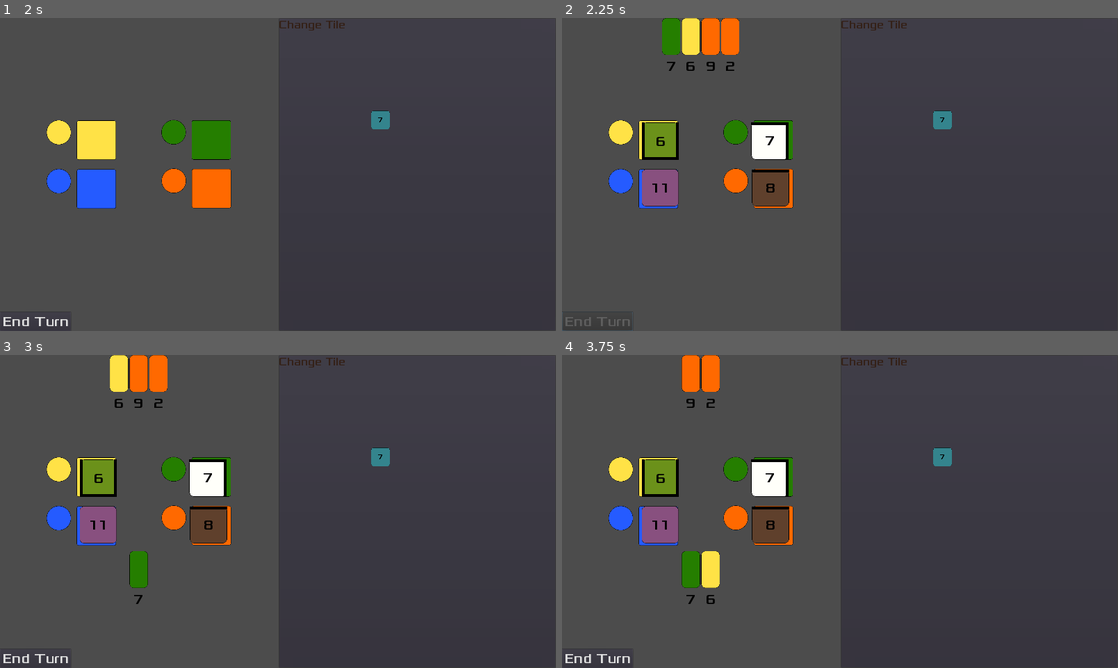
Above: before the commit, frames 1-4 (two rows, left to right).
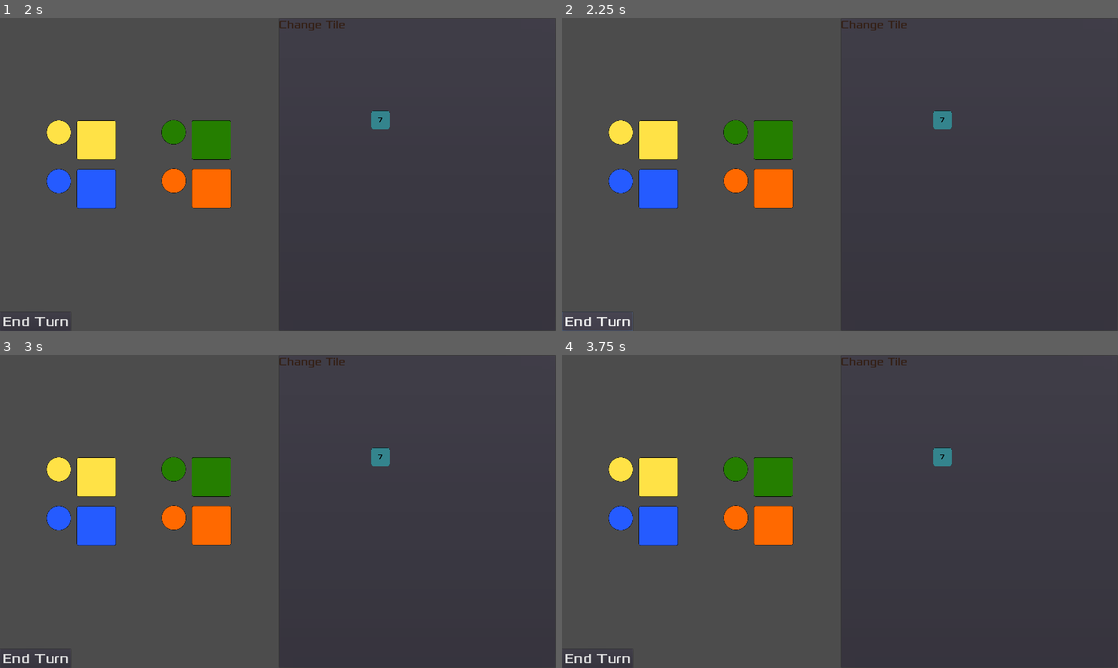
Above: after the commit, the same moments.

Repository: Structed/alcaramba
Game: Godot game, scene res://Drawable/MainMenu/MainMenu.tscn
Same seed, same stepped clock (60 frames per second), same inputs: the game is played once before the commit and once after it.
Inputs (mouse positions are in pixels of both pictures, inside the frame that each line leads up to):
- Up to frame 1 (2 s): click "New Game" at 0.5 s; click "Start Game" at 1.25 s
- Up to frame 2 (2.25 s): click "End Turn" at 2 s
- Up to frame 3 (3 s): click "7" at 2.75 s
- Up to frame 4 (3.75 s): click (678, 401) at 3.5 s, where only the run before the commit has a clickable "6"

Frame 1 is identical in both runs. In frame 2, 4.9% of the frame differs, in the area x 0-41%, y 0-99%; in frame 3, 4.8%; in frame 4, 4.8%.
Error after the commit: Invalid call. Nonexistent function 'refill_tiles' in base 'TextureRect (TileMarket.gd)'. (res://Drawable/Market/Market.gd:34)

Commit message:
refill_tiles() -> refill()

Diff:
--- a/src/alcaramba/Drawable/Market/TileMarket.gd
+++ b/src/alcaramba/Drawable/Market/TileMarket.gd
@@ -34,7 +34,7 @@
 	return empty_tile_slot_count > 0 && empty_tile_slot_count <= MAX_TILE_MARKET_CARDS
 
 
-func refill_tiles():
+func refill():
 	_draw_tile(card1)
 	_draw_tile(card2)
 	_draw_tile(card3)
